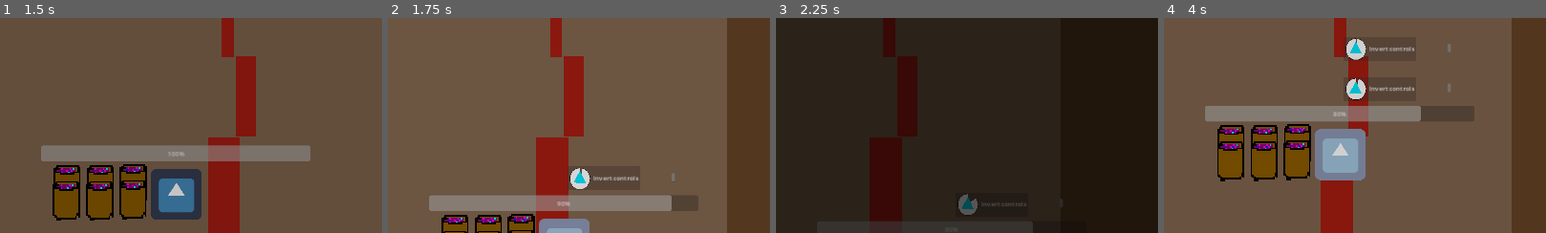
Above: before the commit, frames 1-4 (left to right).
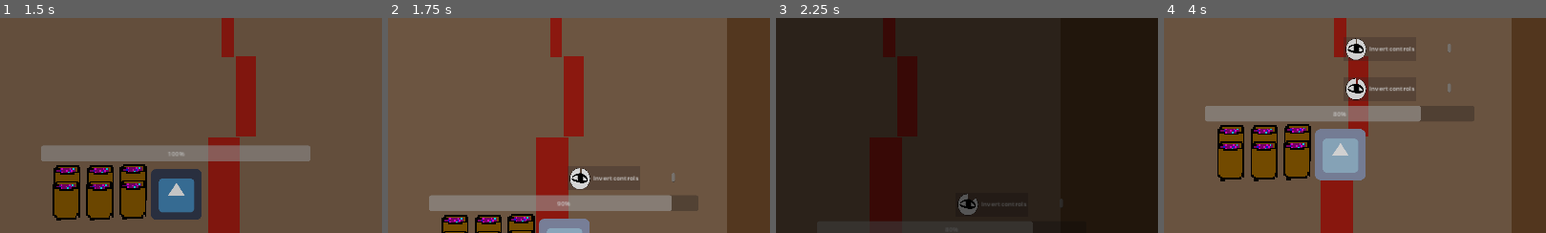
Above: after the commit, the same moments.

Repository: hsandt/ld53
Game: Godot game, scene res://scenes/main_menu_scene.tscn
Same seed, same stepped clock (60 frames per second), same inputs: the game is played once before the commit and once after it. The engine's default icon, where the game draws it, is replaced by a stand-in: a white triangle on a blue panel in a dark square.
Inputs (mouse positions are % of the whole screen's width and height, from its top left):
- Up to frame 1 (1.5 s): tap Enter (ui_accept) at 0.5, 0.77 s; move the mouse to (72, 45) at 0.52 s; hold Right (ui_right) 0.53-1.28 s; hold M (app_next_resolution) 0.53-1.28 s; click (72, 45) at 0.67 s; move the mouse to (30, 55) at 1.27 s; hold S (down) from 1.28 s (still down); tap N (app_prev_resolution) at 1.35 s
- Up to frame 2 (1.75 s): keep holding S (down); tap Enter (ui_accept) at 1.52 s
- Up to frame 3 (2.25 s): move the mouse to (60, 28) at 2.02 s; release S (down) at 2.03 s; hold Right (ui_right) from 2.03 s (still down); hold M (app_next_resolution) from 2.03 s (still down)
- Up to frame 4 (4 s): release Right (ui_right) at 2.75 s; release M (app_next_resolution) at 2.75 s; click "Replay" at 2.75 s; move the mouse to (45, 70) at 3.52 s; hold Up (ui_up) from 3.53 s (still down); tap N (app_prev_resolution) at 3.6 s; click (45, 70) at 3.67 s; tap Enter (ui_accept) at 3.77 s
The pictures show only the part of the screen within x 1-51%, y 18-68%; the shares and areas given below are measured in that part.

Frame 1 is identical in both runs. In frame 2, 0.1% of the frame differs, in the area x 48-53%, y 71-77%; in frame 3, 0.1%; in frame 4, 0.3%, in the area x 48-53%, y 11-36%.

Commit message:
buff icons.

Diff:
--- a/scripts/buffs/buff.tscn
+++ b/scripts/buffs/buff.tscn
@@ -1,7 +1,8 @@
-[gd_scene load_steps=11 format=3 uid="uid://n87nhvob85pn"]
+[gd_scene load_steps=12 format=3 uid="uid://n87nhvob85pn"]
 
 [ext_resource type="Texture2D" uid="uid://b7vutp6ly7tx6" path="res://sprites/cooldown_circle.png" id="1_7tibs"]
 [ext_resource type="Script" path="res://scripts/buffs/buff.gd" id="1_1562j"]
+[ext_resource type="Texture2D" uid="uid://b5d35m852wwbg" path="res://sprites/buff_icons/black_eye.png" id="2_whe62"]
 [ext_resource type="Script" path="res://scripts/buffs/progress_bar.gd" id="3_kh3ky"]
 [ext_resource type="AudioStream" uid="uid://bg6cv3it1gsjq" path="res://audio/sfx/ui_click_1 WIP.ogg" id="4_0nxpa"]
 [ext_resource type="AudioStream" uid="uid://dpbdll3vkgsjb" path="res://audio/sfx/spark_loop.ogg" id="4_hmlaa"]
@@ -25,6 +26,11 @@
 offset_bottom = 54.0
 script = ExtResource("1_1562j")
 
+[node name="label" type="Sprite2D" parent="."]
+position = Vector2(17, 20)
+scale = Vector2(0.823688, 0.88019)
+texture = ExtResource("2_whe62")
+
 [node name="RichTextLabel" type="RichTextLabel" parent="."]
 layout_mode = 0
 offset_left = 49.0
@@ -32,12 +38,6 @@
 offset_right = 255.0
 offset_bottom = 30.0
 text = "Invert controls"
-
-[node name="Polygon2D" type="Polygon2D" parent="."]
-position = Vector2(16, 22)
-scale = Vector2(0.469697, 0.596154)
-color = Color(0, 0.913725, 1, 1)
-polygon = PackedVector2Array(-34, 16, -22.8741, -0.361572, 0, -34, 32, 18)
 
 [node name="progress" type="TextureProgressBar" parent="."]
 z_index = -1
Binary file added: sprites/buff_icons/black_eye.png
Not shown, added: sprites/buff_icons/black_eye.png.import
Binary file added: sprites/buff_icons/blue_triangle.png
Not shown, added: sprites/buff_icons/blue_triangle.png.import
Binary file added: sprites/buff_icons/cyan_wave.png
Not shown, added: sprites/buff_icons/cyan_wave.png.import
Binary file added: sprites/buff_icons/gold_spiral.png
Not shown, added: sprites/buff_icons/gold_spiral.png.import
Binary file added: sprites/buff_icons/green_circle.png
Not shown, added: sprites/buff_icons/green_circle.png.import
Binary file added: sprites/buff_icons/magenta_star.png
Not shown, added: sprites/buff_icons/magenta_star.png.import
(and 6 more such lines)
